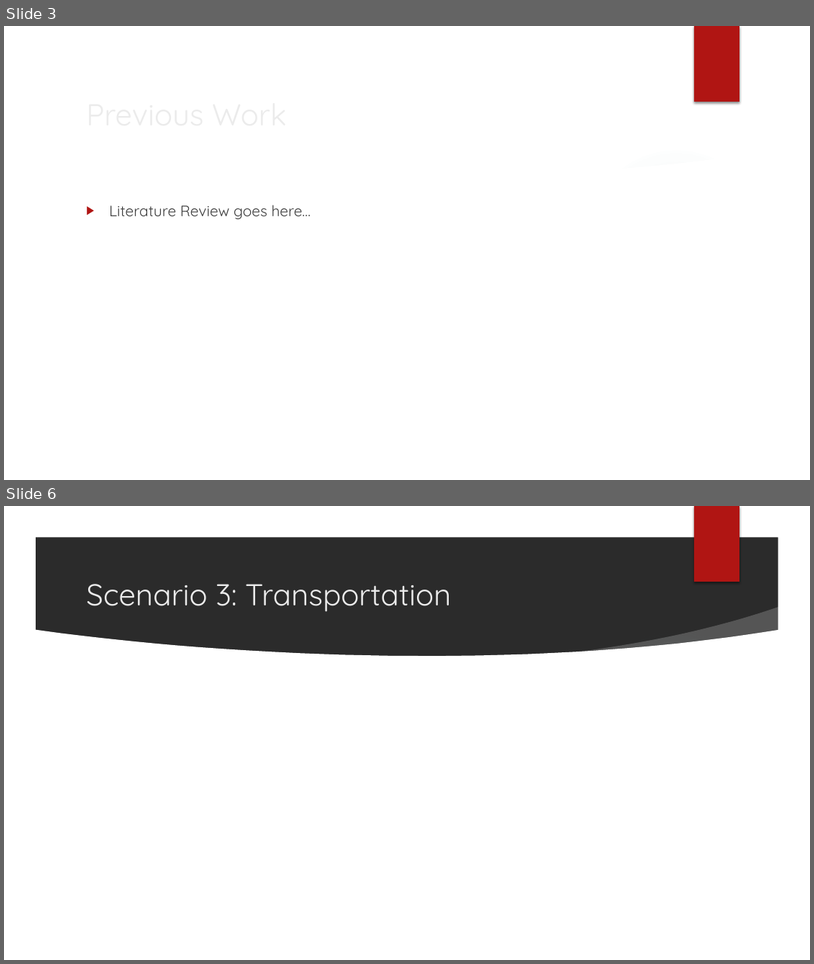
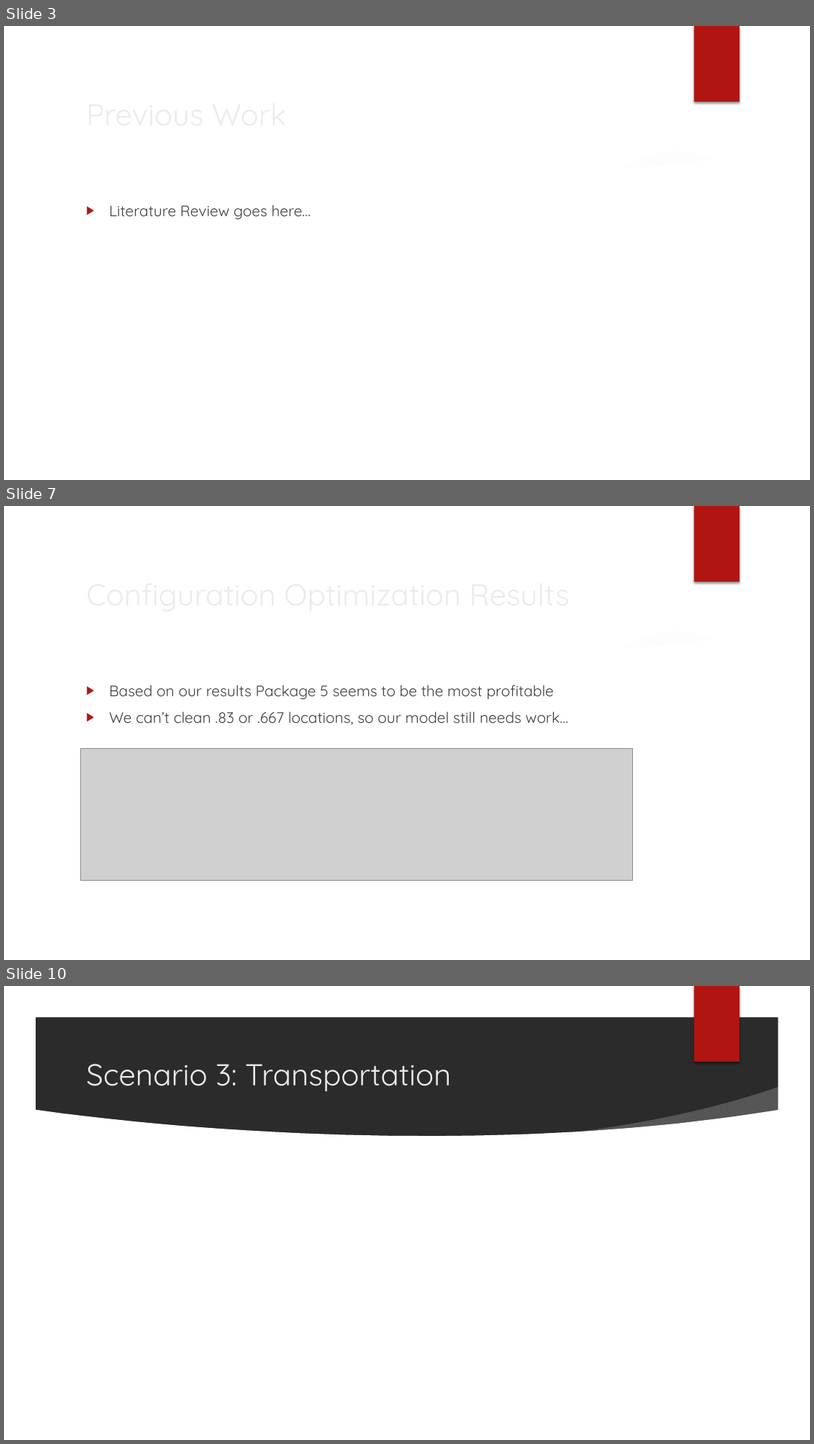
Before and after one commit to cwhd/cobot-operations, a slide deck: Cobot Cleaners.pptx. Shown one above the other, each under a label of ours: slides 3 and 6 before the commit, slides 3, 7 and 10 after it; the slides between them are not shown. The pictures are 814x964 and 814x1444 pixels, drawn with LibreOffice and Linux fonts; fonts in the diff are those of the drawing; grey boxes stand for pictures; background and template pictures are left out; a plain dark background stands for a picture behind light text. Boxes give left, top, right and bottom in pixels: in the first picture for what was removed or moved away, otherwise in the second. Text is boxed around its words. In the diff, an @@ line names an element or a change of style, - is before the commit and + after.

```diff
--- a/Cobot Cleaners.pptx
+++ b/Cobot Cleaners.pptx
@@ slide 7 added at (4, 506, 810, 960), background picture (left out); not listed: 7 template elements that a slide beside it also shows @@
@@ title added at (80, 570, 664, 617), 36 pt, text #EBEBEB @@
+Configuration Optimization Results
@@ text added at (109, 685, 568, 725), 18 pt, text #404040 @@
+▶ Based on our results Package 5 seems to be the most profitable
+▶ We can’t clean .83 or .667 locations, so our model still needs work…
@@ picture added at (80, 749, 633, 880) @@
@@ what was slide 6 is now slide 10 @@
```
Also in this commit, not shown: 2 slides changed, 4 other slides added, 1 slide removed, 1 other file.
